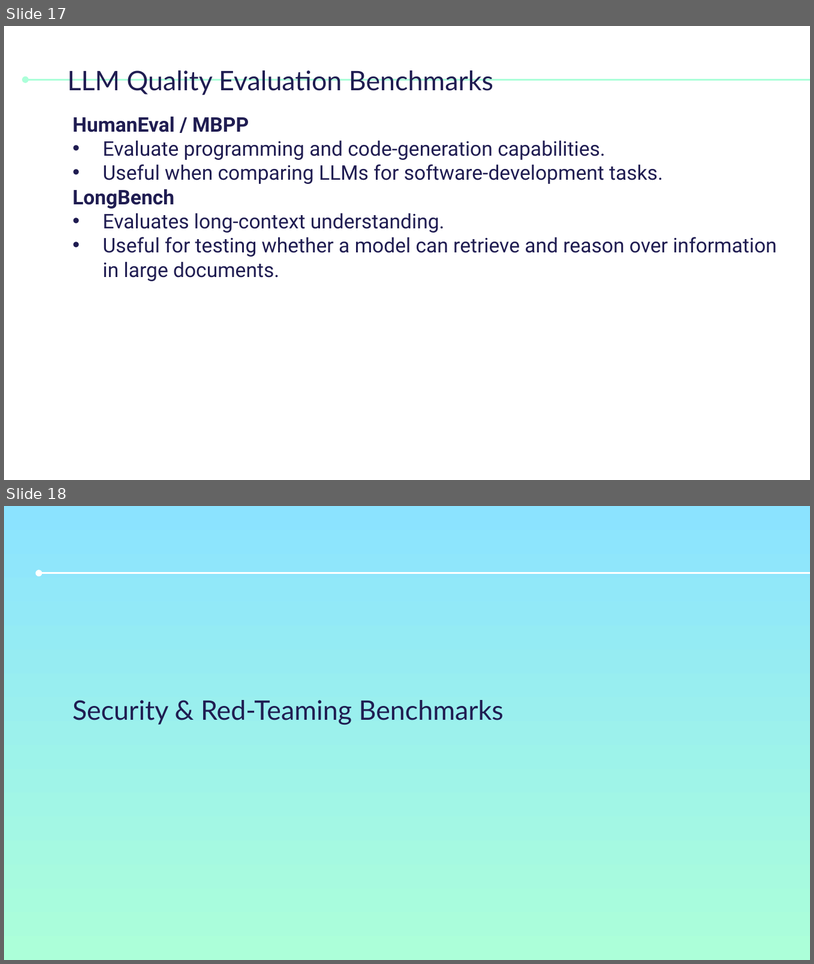
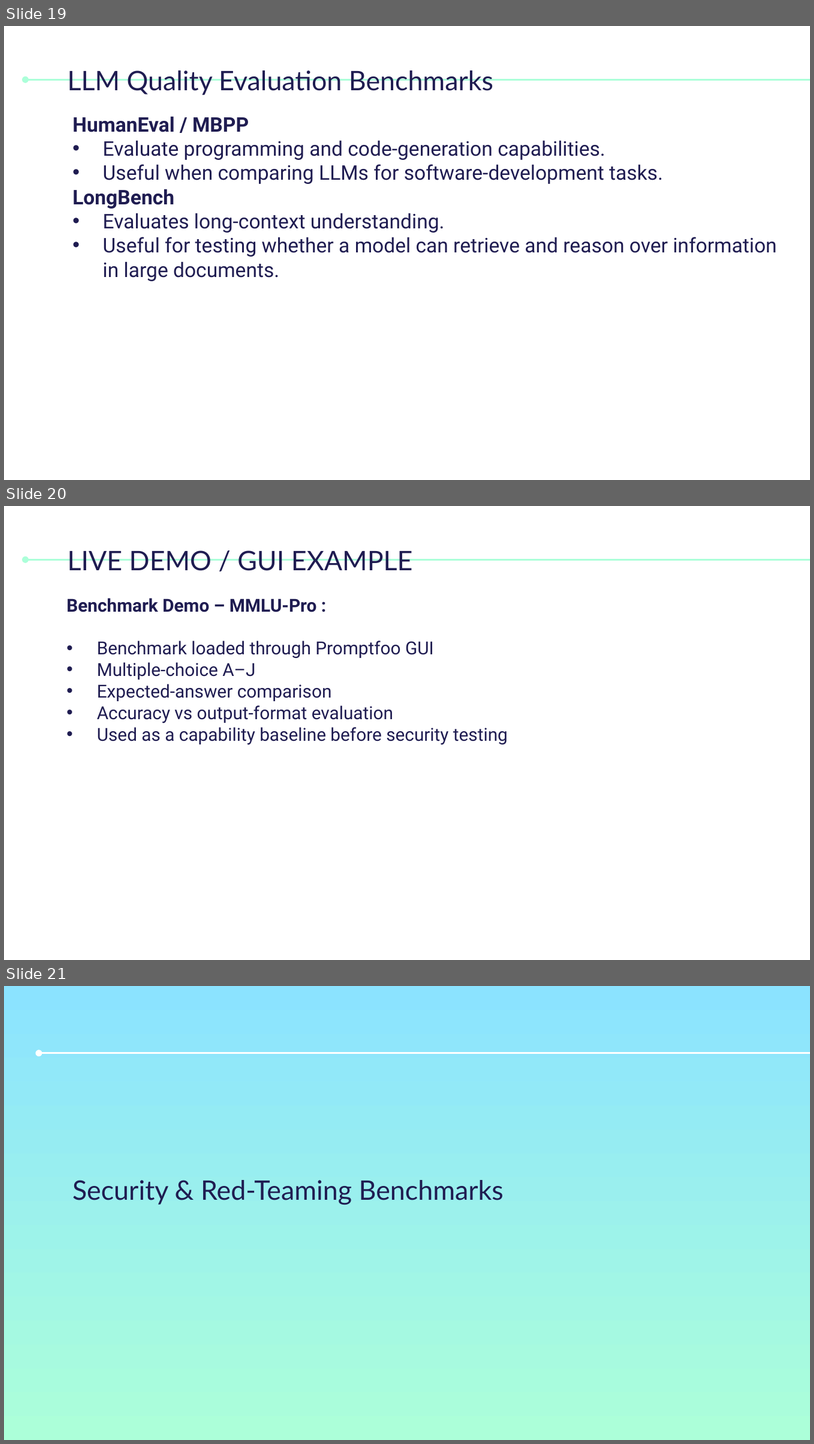
Before and after one commit to tahacheikh2003/ai-llm-red-teaming-framework, a slide deck: presentation/Ai_red_teaming_LLM Evaluation and AI Red Teaming_ semaine 4.pptx. Shown one above the other, each under a label of ours: slides 17 and 18 before the commit, slides 19, 20 and 21 after it. The pictures are 814x964 and 814x1444 pixels, drawn with LibreOffice and Linux fonts; fonts in the diff are those of the drawing. Boxes give left, top, right and bottom in pixels: in the first picture for what was removed or moved away, otherwise in the second. Text is boxed around its words. In the diff, an @@ line names an element or a change of style, - is before the commit and + after.

```diff
--- a/presentation/Ai_red_teaming_LLM Evaluation and AI Red Teaming_ semaine 4.pptx
+++ b/presentation/Ai_red_teaming_LLM Evaluation and AI Red Teaming_ semaine 4.pptx
@@ slide 20 added at box(4, 506, 810, 960), background #FFFFFF; not listed: 1 template element that a slide beside it also shows @@
@@ title added at box(68, 550, 413, 571), 24 pt, text #1F1C51 @@
+LIVE DEMO / GUI EXAMPLE
@@ text added at box(66, 598, 508, 745), 16 pt, text #1F1C51 @@
+Benchmark Demo – MMLU-Pro :
+• Benchmark loaded through Promptfoo GUI
+• Multiple-choice A–J
+• Expected-answer comparison
+• Accuracy vs output-format evaluation
+• Used as a capability baseline before security testing
@@ what was slide 17 is now slide 19 @@
@@ what was slide 18 is now slide 21 @@
```
Also in this commit, not shown: 4 slides changed, 21 other slides added, 3 slides removed.
